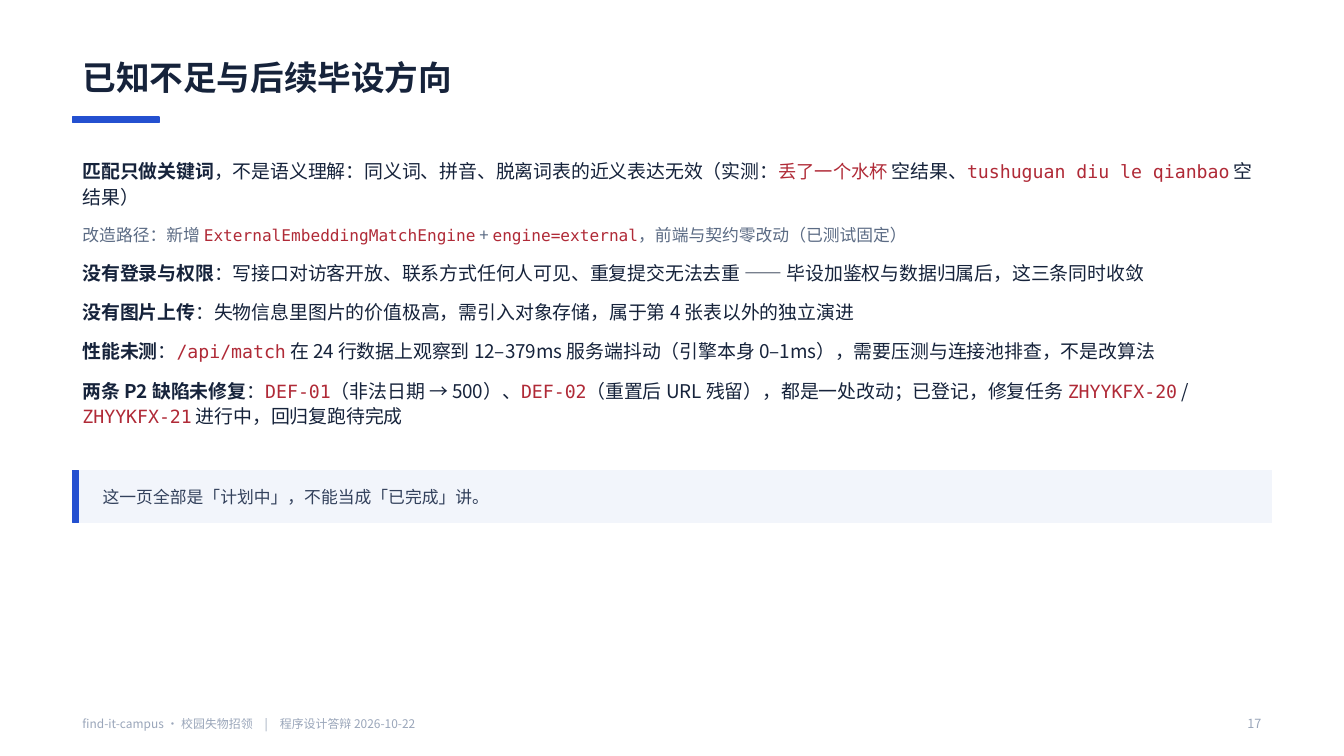
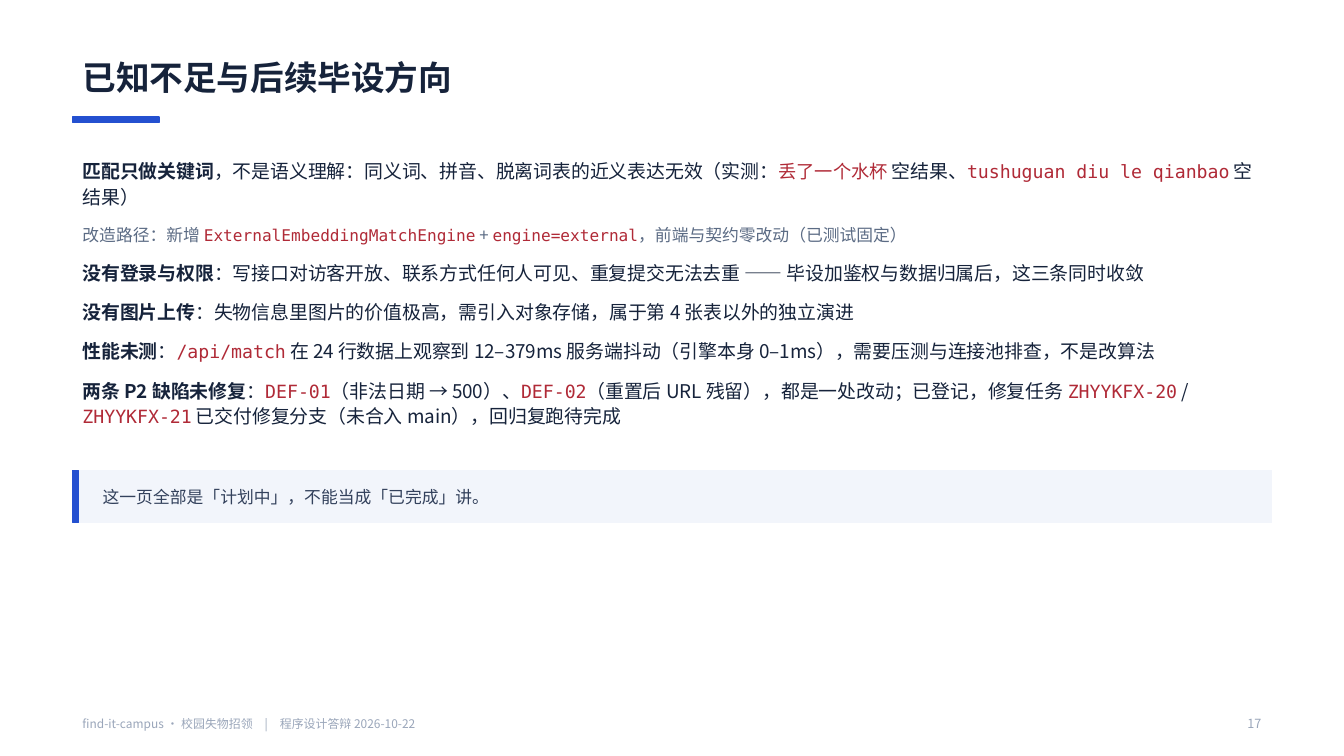
Before and after one commit to BLingKiy/find-it-campus, a slide deck: slide 17 of docs/delivery/6.2-答辩PPT.pptx. Drawn at 1344x756 pixels with LibreOffice and Linux fonts; fonts in the diff are those of the drawing. Boxes give left, top, right and bottom in pixels: in the first picture for what was removed or moved away, otherwise in the second. Text is boxed around its words. In the diff, an @@ line names an element or a change of style, - is before the commit and + after.

Commit message:
docs(6.2): 缺陷口径按实际状态改写——修复分支已交付未合入 main（ZHYYKFX-12）
ZHYYKFX-20 / ZHYYKFX-21 已各自交付修复分支（3548a27 / 1349f09），但均未合入 main，
本交付分支亦不含这两处改动；故表述改为「已交付修复分支（未合入 main），回归复跑待完成」，
不写「已修复」。PPT 同步重建（18 页）。

```diff
--- a/docs/delivery/6.2-答辩PPT.pptx
+++ b/docs/delivery/6.2-答辩PPT.pptx
@@ text at box(82, 382, 1177, 425): text changed @@
-• 两条 P2 缺陷未修复：DEF-01（非法日期 → 500）、DEF-02（重置后 URL 残留），都是一处改动；已登记，修复任务 ZHYYKFX-20 / ZHYYKFX-21 进行中，回归复跑待完成
+• 两条 P2 缺陷未修复：DEF-01（非法日期 → 500）、DEF-02（重置后 URL 残留），都是一处改动；已登记，修复任务 ZHYYKFX-20 / ZHYYKFX-21 已交付修复分支（未合入 main），回归复跑待完成
```
Also in this commit, not shown: 2 other slides changed, 4 other files.
